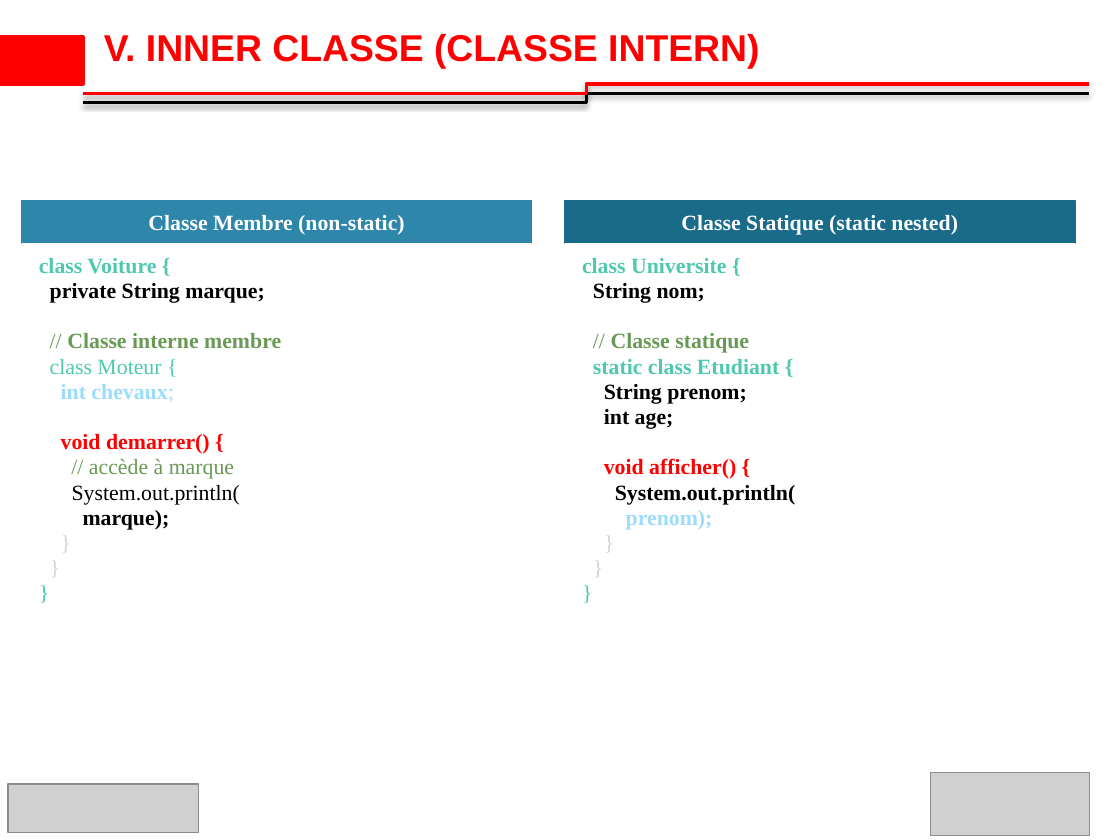
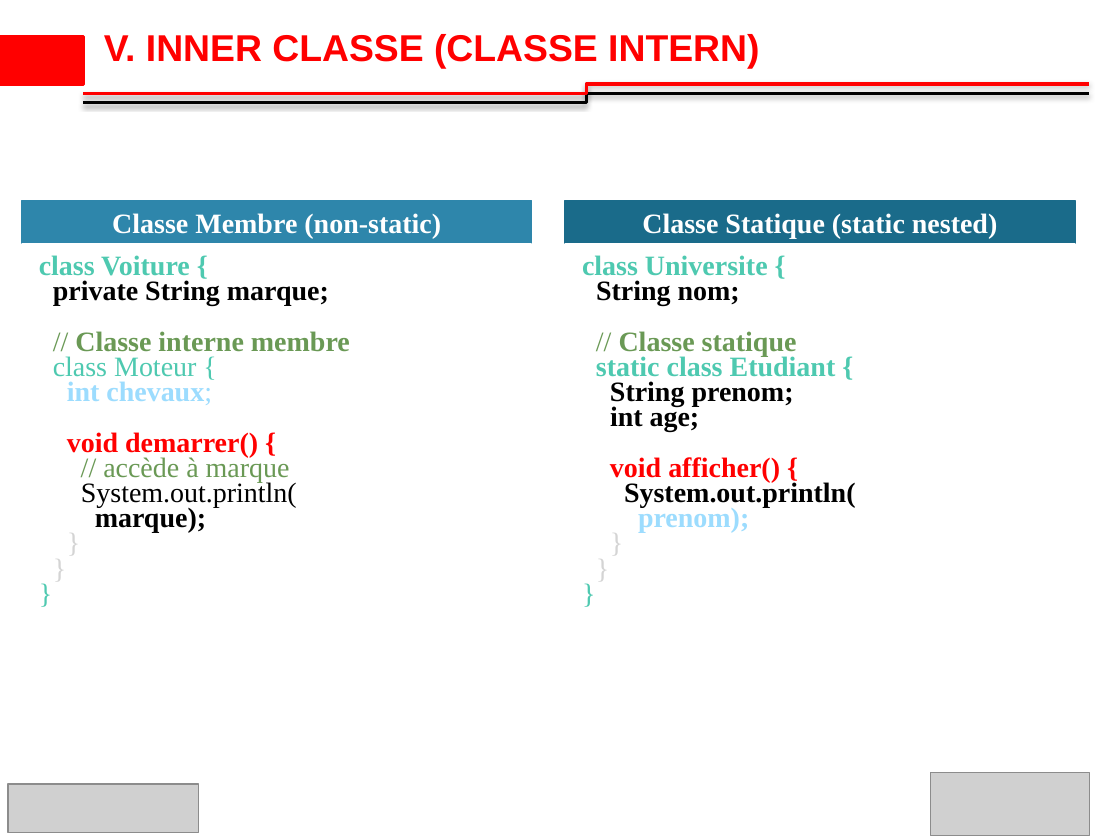
Before and after one commit to ibrahimsava/Osis-training-in-java, a slide deck: slide 17 of osis_presentation_Ibrahim_SAVADOGO_S3.pptx (slide 18 before the commit). Drawn at 1120x840 pixels with LibreOffice and Linux fonts; fonts in the diff are those of the drawing; grey boxes stand for pictures; background and template pictures are left out. Boxes give left, top, right and bottom in pixels: in the first picture for what was removed or moved away, otherwise in the second. Text is boxed around its words. In the diff, an @@ line names an element or a change of style, - is before the commit and + after.

```diff
--- a/osis_presentation_Ibrahim_SAVADOGO_S3.pptx
+++ b/osis_presentation_Ibrahim_SAVADOGO_S3.pptx
@@ size 14 to 18 pt in 26 elements at [112, 213, 441, 238], [39, 255, 190, 281], [53, 280, 329, 306], [75, 331, 350, 352], [53, 356, 196, 382], [67, 381, 212, 405], [67, 432, 258, 457], [103, 455, 290, 482], [81, 481, 297, 508], [95, 506, 206, 533], [642, 213, 997, 238], [582, 255, 768, 281], [596, 280, 740, 306], [619, 331, 797, 356], [596, 355, 836, 382], [610, 381, 794, 407], [610, 405, 700, 432], [610, 457, 780, 482], [624, 481, 856, 508], [638, 506, 749, 533], [39, 530, 515, 554], [39, 554, 515, 579], [39, 580, 515, 605], [582, 530, 1058, 554], [582, 554, 1058, 579], [582, 580, 1058, 605] @@
```
Also in this commit, not shown: 10 other slides changed, 1 slide removed.
